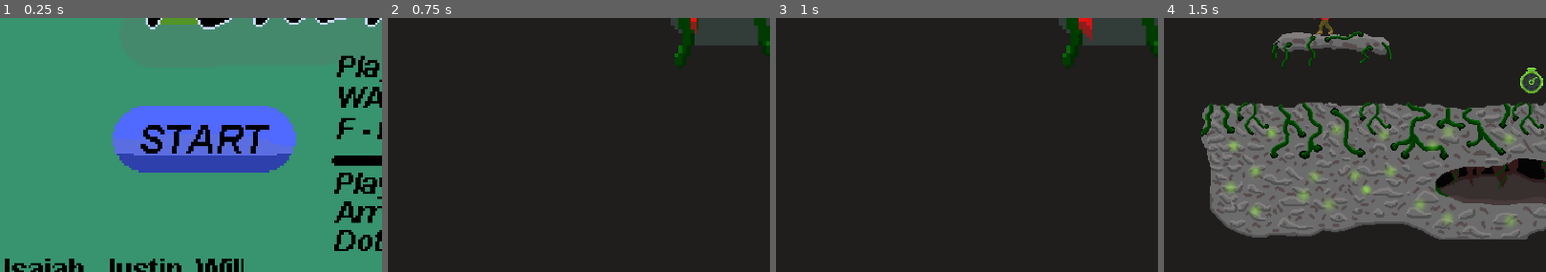
Above: before the commit, frames 1-4 (left to right).
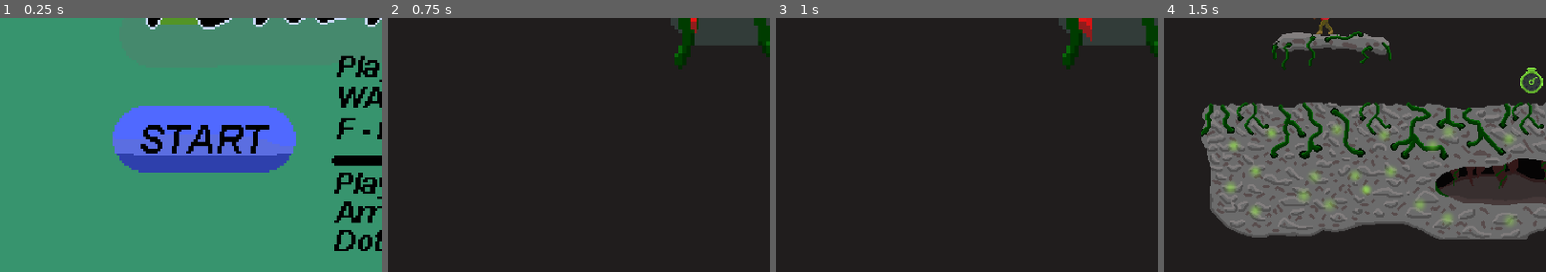
Above: after the commit, the same moments.

Repository: Justiniscoding/HavenHamilton
Game: Godot game, scene res://Scenes/menu.tscn
The game is run twice, just before and just after one commit, with the same random seed, the same clock (stepped at 60 frames per second) and the same inputs. This scene is started directly instead of the project's main scene. Sound files missing from this copy of the repository are replaced by a short silence.
Inputs (mouse positions are % of the whole screen's width and height, from its top left):
- Up to frame 1 (0.25 s): no input
- Up to frame 2 (0.75 s): click (27, 74) at 0.5 s
- Up to frame 3 (1 s): no input
- Up to frame 4 (1.5 s): tap Enter (Set1) at 1.25, 1.35 s
The pictures show only the part of the screen within x 0-50%, y 50-100%; the shares and areas given below are measured in that part.

The runs differ from the first frame. In frame 1, 1.5% of the frame differs, in the area x 1-64%, y 94-100%; in frame 2, nothing differs; in frame 3, nothing differs; in frame 4, nothing differs.
Error in both runs: Cannot call method 'connect' on a null value. (res://Scripts/game.gd:10)

Commit message:
more changes to pvp system, misc fixes

Diff:
--- a/Scenes/menu.tscn
+++ b/Scenes/menu.tscn
@@ -129,6 +129,14 @@
 offset_top = 36.0
 offset_right = -36.0
 offset_bottom = 66.0
+mouse_default_cursor_shape = 2
 flat = true
 
+[node name="ColorRect" type="ColorRect" parent="." unique_id=1668835231]
+offset_left = -160.0
+offset_top = 94.0
+offset_right = -46.0
+offset_bottom = 134.0
+color = Color(0.21568628, 0.5803922, 0.43137255, 1)
+
 [connection signal="button_down" from="Button" to="." method="_on_button_button_down"]
--- a/Scripts/game.gd
+++ b/Scripts/game.gd
@@ -11,13 +11,17 @@
 
 func hpChange(playerNum, _amount):
 	var tween: Tween = get_tree().create_tween()
-	print(Global.p1hp)
-	print(Global.p2hp)
 	if playerNum == 2:
-		tween.tween_property($Control/Renee, "value", Global.p2hp, 1.5)
+		tween.tween_property($Control/Renee, "value", Global.p2hp, 0.5)
 	else:
-		tween.tween_property($Control/Boris, "value", Global.p1hp, 1.5)
+		tween.tween_property($Control/Boris, "value", Global.p1hp, 0.5)
 	tween.play()
+
+	await tween.finished
+	if Global.p1hp <= 0:
+		get_tree().change_scene_to_file("res://Scenes/ReneeWins.tscn")
+	if Global.p2hp <= 0:
+		get_tree().change_scene_to_file("res://Scenes/BorrisWins.tscn")
 
 var startDelay = 2
 
--- a/Scripts/player.gd
+++ b/Scripts/player.gd
@@ -177,13 +177,13 @@
 	active.update(delta)
 	stun.update(delta)
 
+	if stun.can():
+		fight()
+
+	var direction = Input.get_axis("left" + pnum, "right" + pnum) * speed
+
 	if not stun.can():
-		$AnimatedSprite2D.play("idle1")
-		return
-
-	fight()
-
-	var direction = Input.get_axis("left" + pnum, "right" + pnum) * speed
+		direction = 0
 
 	if not is_on_floor():
 		direction *= 0.75
Not shown: 1 places in Scenes/menu.tscn that only renumber resources
